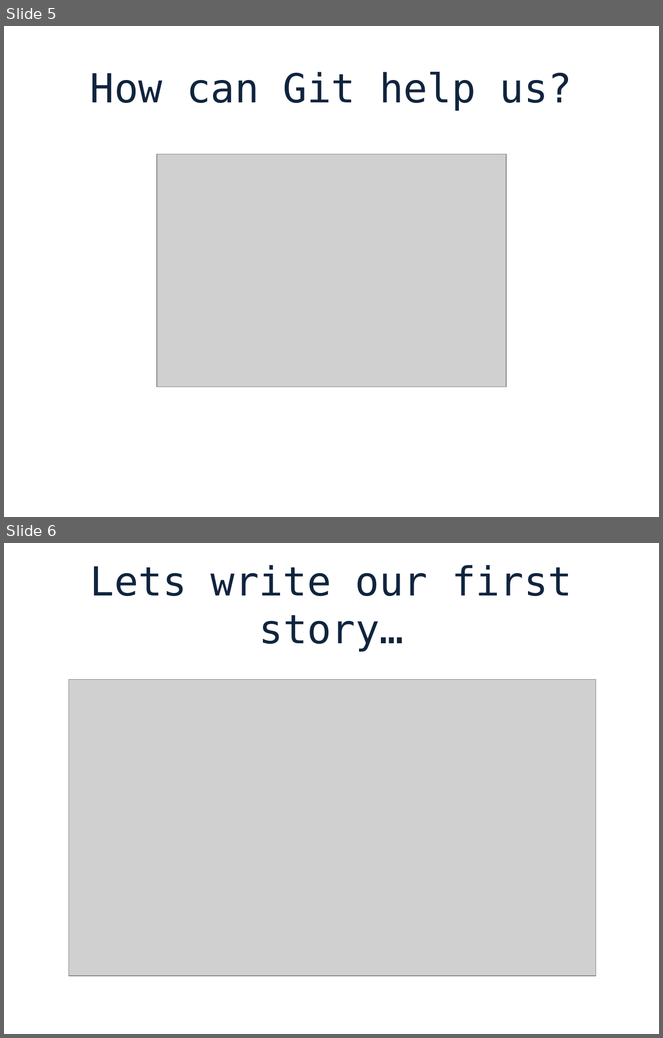
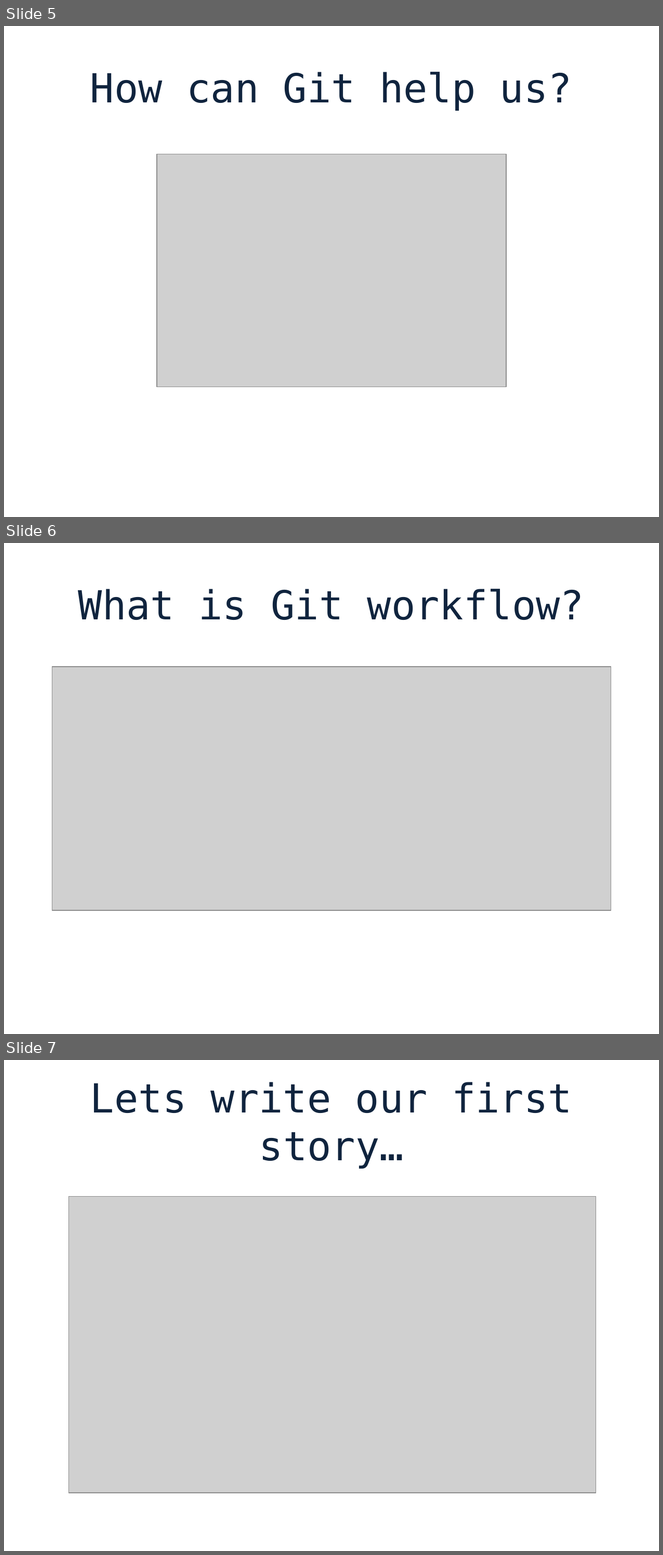
Before and after one commit to stounio/WalkingThroughTheWoods, a slide deck: presentation/walkingThroughTheWood.pptx. Shown one above the other, each under a label of ours: slides 5 and 6 before the commit, slides 5, 6 and 7 after it. The pictures are 663x1038 and 663x1555 pixels, drawn with LibreOffice and Linux fonts; fonts in the diff are those of the drawing; grey boxes stand for pictures; background and template pictures are left out. Boxes give left, top, right and bottom in pixels: in the first picture for what was removed or moved away, otherwise in the second. Text is boxed around its words. In the diff, an @@ line names an element or a change of style, - is before the commit and + after.

Commit message:
Add workflow slide in the presentation

```diff
--- a/presentation/walkingThroughTheWood.pptx
+++ b/presentation/walkingThroughTheWood.pptx
@@ slide 6 added at (x1=4, y1=543, x2=659, y2=1034), background picture (left out) @@
@@ title added at (x1=78, y1=589, x2=584, y2=620), 44 pt, text #0F243E @@
+What is Git workflow?
@@ picture added at (x1=52, y1=667, x2=611, y2=911) @@
@@ what was slide 6 is now slide 7 @@
```
Also in this commit, not shown: 1 slide removed.
